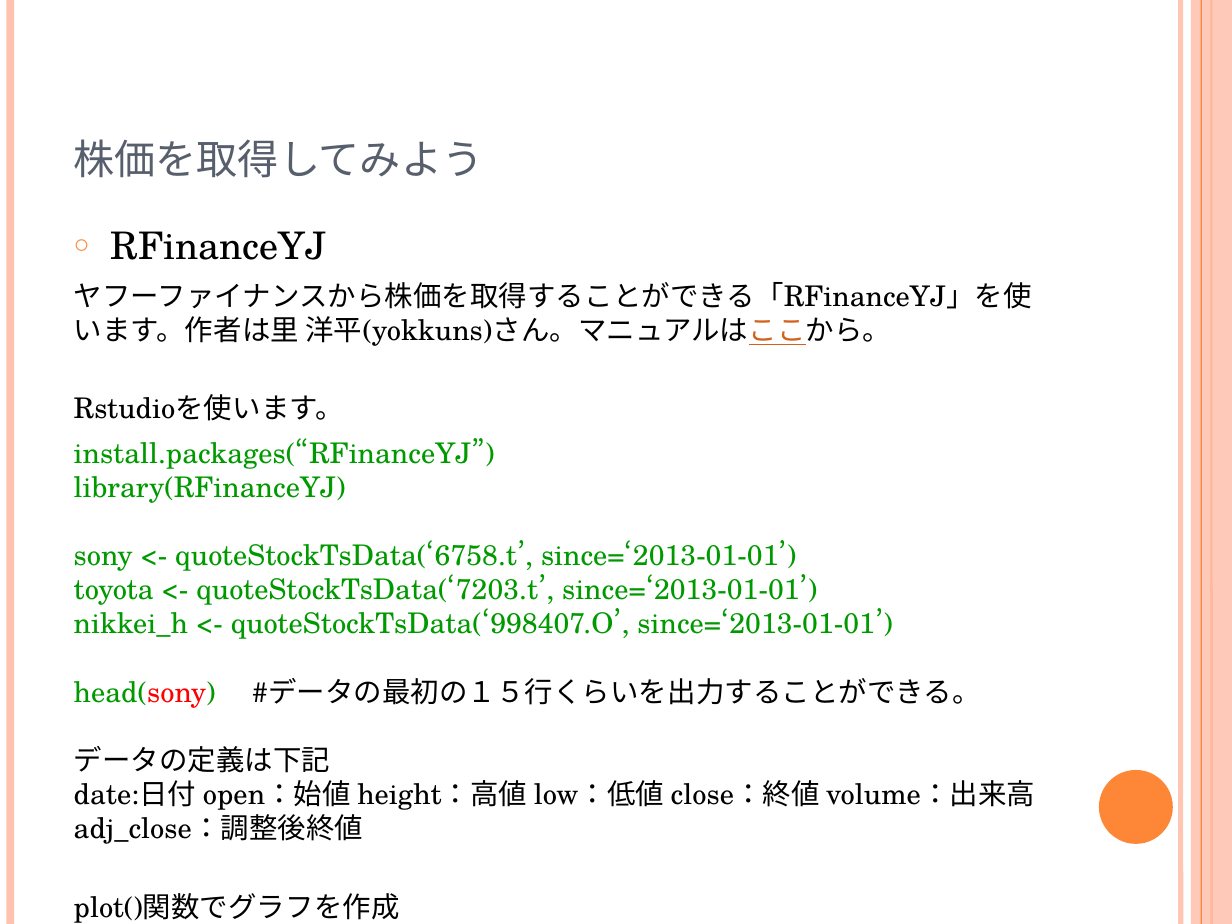
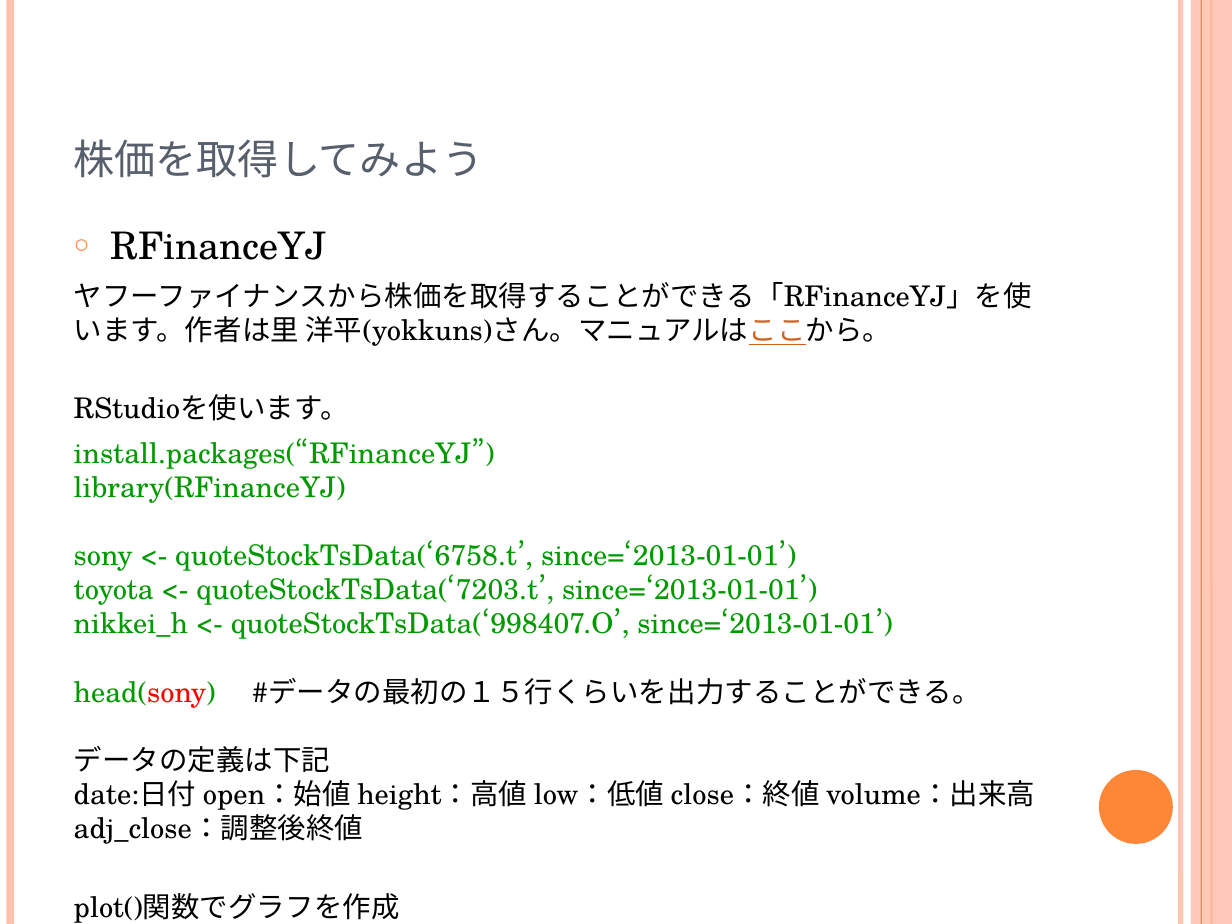
Before and after one commit to yaju/ShizuDev_R, a slide deck: slide 10 of 入門機械学習.pptx (slide 8 before the commit). Drawn at 1232x924 pixels with LibreOffice and Linux fonts; fonts in the diff are those of the drawing. Boxes give left, top, right and bottom in pixels: in the first picture for what was removed or moved away, otherwise in the second. Text is boxed around its words. In the diff, an @@ line names an element or a change of style, - is before the commit and + after.

```diff
--- a/入門機械学習.pptx
+++ b/入門機械学習.pptx
@@ text at bbox=[74, 394, 349, 421]: text changed @@
-Rstudioを使います。
+RStudioを使います。
```
Also in this commit, not shown: 2 other slides changed, 2 slides added, 1 other file.
